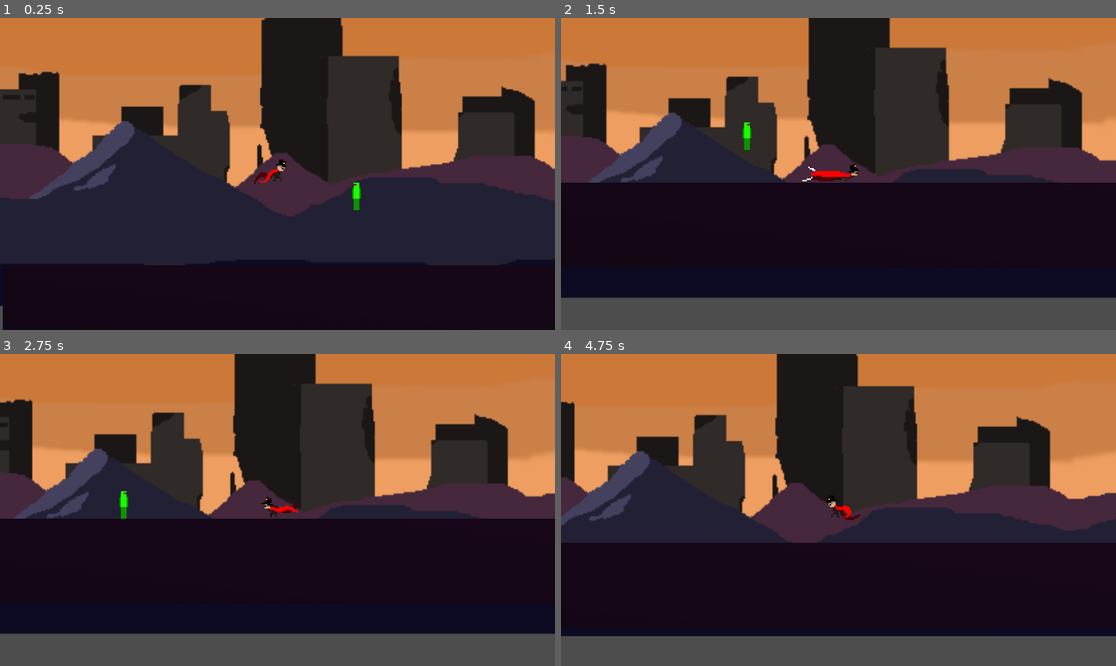
Above: before the commit, frames 1-4 (two rows, left to right).
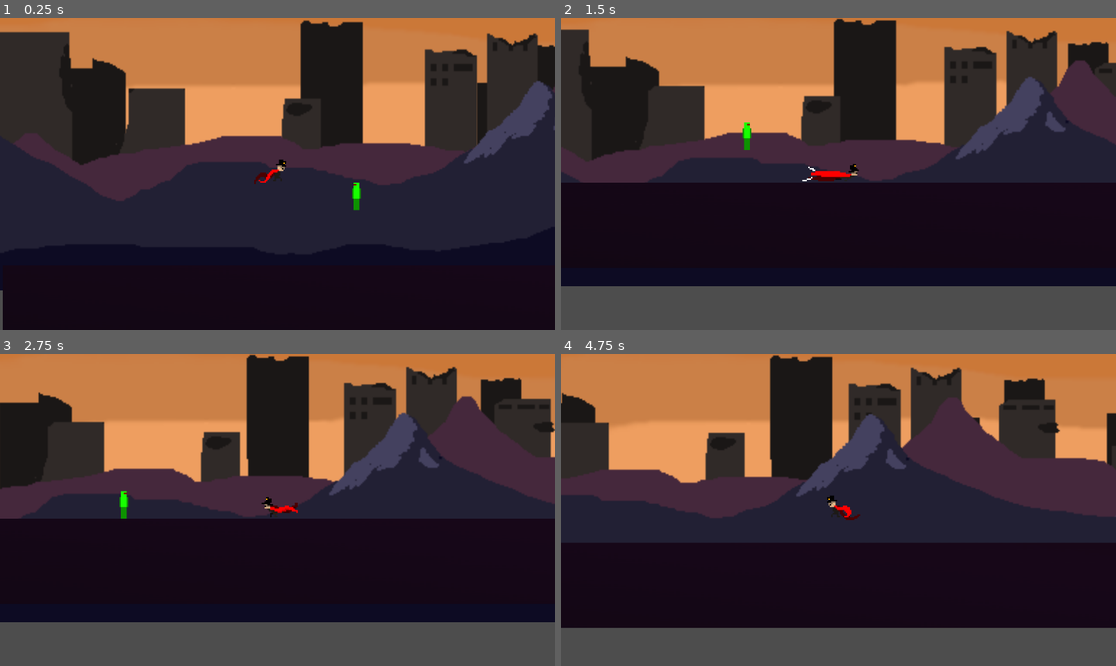
Above: after the commit, the same moments.

Repository: Tyulo13/GDC-Club-Game
Game: Godot game, scene res://scenes/level.tscn
Same seed, same stepped clock (60 frames per second), same inputs: the game is played once before the commit and once after it.
Inputs:
- Up to frame 1 (0.25 s): no input
- Up to frame 2 (1.5 s): tap Enter (attack) at 0.5, 0.6 s; hold D (move_right) from 0.53 s (still down); tap Space (jump) at 0.77 s; tap Shift (dash) at 1.35 s
- Up to frame 3 (2.75 s): tap Space (jump) at 1.52 s; release D (move_right) at 2.03 s; hold A (move_left) from 2.03 s (still down); tap Enter (attack) at 2.1 s
- Up to frame 4 (4.75 s): release A (move_left) at 2.78 s; hold D (move_right) 2.78-4.28 s; tap Shift (dash) at 2.85, 4.35 s; tap Space (jump) at 3.02, 3.77, 4.52 s; tap Enter (attack) at 3.6 s; hold A (move_left) from 4.28 s (still down)

The runs differ from the first frame. In frame 1, 31% of the frame differs, in the area x 0-100%, y 0-93%; in frame 2, 30%; in frame 3, 30%; in frame 4, 28%.

Commit message:
more parallaxing
added a solid color bottom and split the layers

Diff:
--- a/scenes/level.tscn
+++ b/scenes/level.tscn
@@ -3,7 +3,7 @@
 [ext_resource type="PackedScene" uid="uid://clsclallfg8yk" path="res://scenes/character_body_2d.tscn" id="1_u52ul"]
 [ext_resource type="Texture2D" uid="uid://bapsh36krydq2" path="res://image.webp" id="2_vonw3"]
 [ext_resource type="PackedScene" uid="uid://boh6e431e56dd" path="res://scenes/enemy_template.tscn" id="3_w8frs"]
-[ext_resource type="PackedScene" uid="uid://co15dk6dc7cpb" path="res://scenes/parallaxbackground.tscn" id="4_mx8sn"]
+[ext_resource type="PackedScene" uid="uid://d05b5635tl6v3" path="res://scenes/parallax_background.tscn" id="4_mx8sn"]
 
 [sub_resource type="RectangleShape2D" id="RectangleShape2D_vonw3"]
 size = Vector2(1050.5, 59)
@@ -84,5 +84,5 @@
 position = Vector2(94, 27)
 player = NodePath("../CharacterBody2D")
 
-[node name="Parallax2D" parent="." instance=ExtResource("4_mx8sn")]
-scroll_offset = Vector2(-566, 65)
+[node name="ParallaxBackground" parent="." instance=ExtResource("4_mx8sn")]
+position = Vector2(57, 230)
--- /dev/null
+++ b/scenes/parallax_background.tscn
@@ -0,0 +1,56 @@
+[gd_scene load_steps=7 format=3 uid="uid://d05b5635tl6v3"]
+
+[ext_resource type="Texture2D" uid="uid://b88d5tuftsmiu" path="res://sprites/backgrounds/skybackground.png" id="1_xoild"]
+[ext_resource type="Texture2D" uid="uid://n5amtistp3l" path="res://sprites/backgrounds/skybackground2.png" id="2_kwhg4"]
+[ext_resource type="Texture2D" uid="uid://b6aws8ft0tg44" path="res://sprites/backgrounds/skybackground3.png" id="3_hy12d"]
+[ext_resource type="Texture2D" uid="uid://bto1ph6gvgdxn" path="res://sprites/backgrounds/skybackground4.png" id="4_m5fgl"]
+[ext_resource type="Texture2D" uid="uid://l2p53kygkdk3" path="res://sprites/backgrounds/skybackground5.png" id="5_4srxt"]
+[ext_resource type="Texture2D" uid="uid://ddsljo8yg6037" path="res://sprites/backgrounds/solidcolorbg.png" id="6_qs7dk"]
+
+[node name="ParallaxBackground" type="Node2D"]
+z_index = -100
+
+[node name="Parallax2D" type="Parallax2D" parent="."]
+scroll_scale = Vector2(0.1, 0.01)
+repeat_size = Vector2(640, 0)
+repeat_times = 10
+
+[node name="Sprite2D" type="Sprite2D" parent="Parallax2D"]
+texture = ExtResource("1_xoild")
+
+[node name="Parallax2D2" type="Parallax2D" parent="."]
+scroll_scale = Vector2(0.2, 0.02)
+repeat_size = Vector2(640, 0)
+repeat_times = 10
+
+[node name="Sprite2D" type="Sprite2D" parent="Parallax2D2"]
+texture = ExtResource("2_kwhg4")
+
+[node name="Parallax2D3" type="Parallax2D" parent="."]
+scroll_scale = Vector2(0.3, 0.03)
+repeat_size = Vector2(640, 0)
+repeat_times = 10
+
+[node name="Sprite2D" type="Sprite2D" parent="Parallax2D3"]
+texture = ExtResource("3_hy12d")
+
+[node name="Parallax2D4" type="Parallax2D" parent="."]
+scroll_scale = Vector2(0.4, 0.04)
+repeat_size = Vector2(640, 0)
+repeat_times = 10
+
+[node name="Sprite2D" type="Sprite2D" parent="Parallax2D4"]
+texture = ExtResource("4_m5fgl")
+
+[node name="Parallax2D5" type="Parallax2D" parent="."]
+scroll_scale = Vector2(0.5, 0.05)
+repeat_size = Vector2(640, 0)
+repeat_times = 10
+
+[node name="Sprite2D" type="Sprite2D" parent="Parallax2D5"]
+texture = ExtResource("5_4srxt")
+
+[node name="Sprite2D" type="Sprite2D" parent="."]
+position = Vector2(-18, 305)
+scale = Vector2(10, 1)
+texture = ExtResource("6_qs7dk")
--- a/scenes/parallaxbackground.tscn
+++ /dev/null
@@ -1,13 +0,0 @@
-[gd_scene load_steps=2 format=3 uid="uid://co15dk6dc7cpb"]
-
-[ext_resource type="Texture2D" uid="uid://dbymucghrqkta" path="res://sprites/backgrounds/background.png" id="1_54h3r"]
-
-[node name="Parallax2D" type="Parallax2D"]
-z_index = -100
-scroll_scale = Vector2(0.1, 0.1)
-repeat_size = Vector2(640, 0)
-repeat_times = 10
-
-[node name="Sprite2D" type="Sprite2D" parent="."]
-position = Vector2(321, 161)
-texture = ExtResource("1_54h3r")
Binary file removed: sprites/backgrounds/background.png
Binary file added: sprites/backgrounds/skybackground.png
Not shown, added: sprites/backgrounds/skybackground.png.import
Binary file added: sprites/backgrounds/skybackground2.png
Not shown, added: sprites/backgrounds/skybackground2.png.import
Binary file added: sprites/backgrounds/skybackground3.png
Not shown, added: sprites/backgrounds/skybackground3.png.import
Binary file added: sprites/backgrounds/skybackground4.png
Not shown, added: sprites/backgrounds/skybackground4.png.import
Binary file added: sprites/backgrounds/skybackground5.png
Not shown, changed: sprites/backgrounds/skybackground5.png.import
Binary file added: sprites/backgrounds/solidcolorbg.png
(and 1 more such lines)
